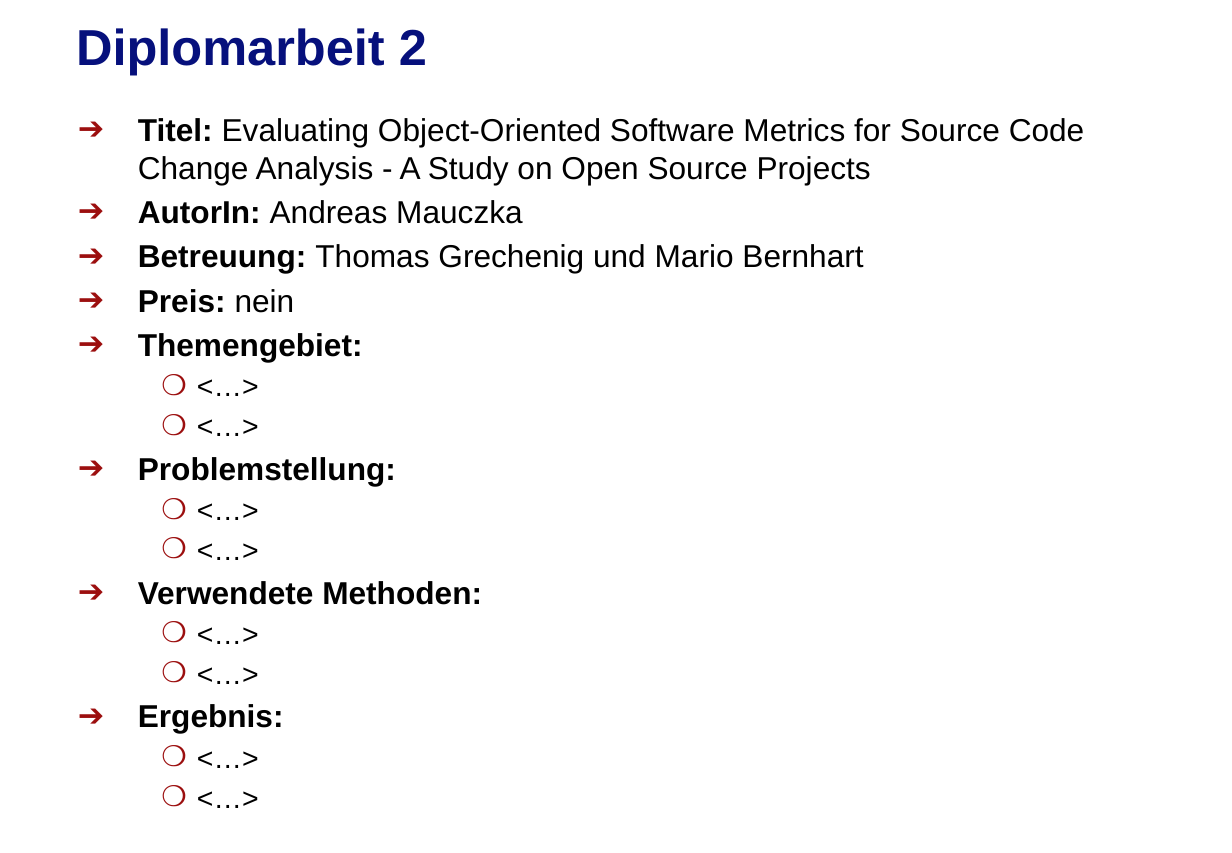
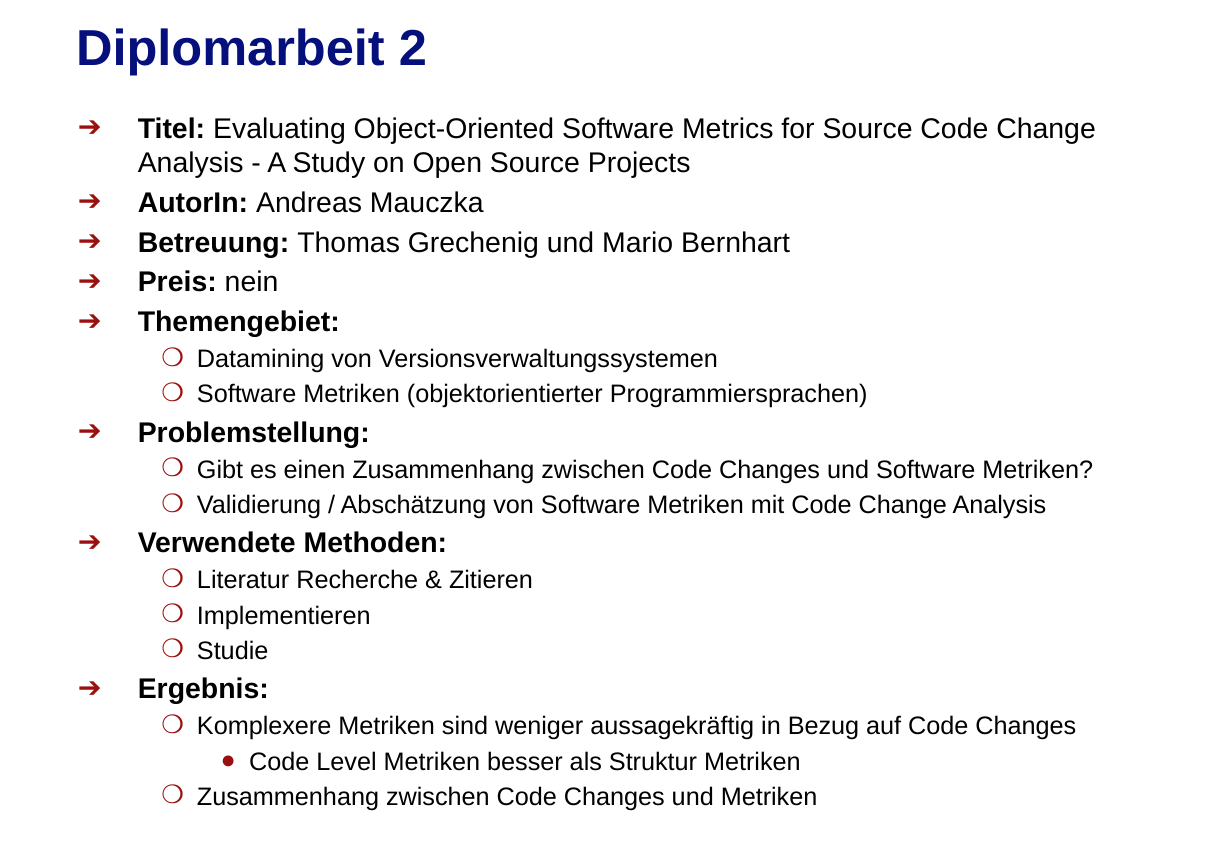
Before and after one commit to fleckb/forschungsmethoden, a slide deck: slide 3 of uebung-1/Forschungsmethoden-WS2012-Uebung-1-Gruppe-8.pptx. Drawn at 1232x853 pixels with LibreOffice and Linux fonts; fonts in the diff are those of the drawing. Boxes give left, top, right and bottom in pixels: in the first picture for what was removed or moved away, otherwise in the second. Text is boxed around its words. In the diff, an @@ line names an element or a change of style, - is before the commit and + after.

```diff
--- a/uebung-1/Forschungsmethoden-WS2012-Uebung-1-Gruppe-8.pptx
+++ b/uebung-1/Forschungsmethoden-WS2012-Uebung-1-Gruppe-8.pptx
@@ text at (138,117,1096,704): size 20 to 18 pt in "Titel: Evaluating Object-Oriented Software Metrics for Sourc ...", "AutorIn: Andreas Mauczka", "Betreuung: Thomas Grechenig und Mario Bernhart", "Preis: nein" and 4 more places @@
@@ text at (197,348,868,408): text changed; size 18 to 16 pt @@
-  ❍ <…>
-  ❍ <…>
+  ❍ Datamining von Versionsverwaltungssystemen
+  ❍ Software Metriken (objektorientierter Programmiersprachen)
@@ text at (197,459,1093,519): text changed; size 18 to 16 pt @@
-  ❍ <…>
-  ❍ <…>
+  ❍ Gibt es einen Zusammenhang zwischen Code Changes und Software Metriken?
+  ❍ Validierung / Abschätzung von Software Metriken mit Code Change Analysis
@@ text at (197,569,533,660): text changed; size 18 to 16 pt @@
-  ❍ <…>
-  ❍ <…>
+  ❍ Literatur Recherche & Zitieren
+  ❍ Implementieren
+  ❍ Studie
@@ text at (197,715,1076,811): text changed; size 18 to 16 pt @@
-  ❍ <…>
-  ❍ <…>
+  ❍ Komplexere Metriken sind weniger aussagekräftig in Bezug auf Code Changes
+    ● Code Level Metriken besser als Struktur Metriken
+  ❍ Zusammenhang zwischen Code Changes und Metriken
```
Also in this commit, not shown: 1 other slide changed, 1 other file.
